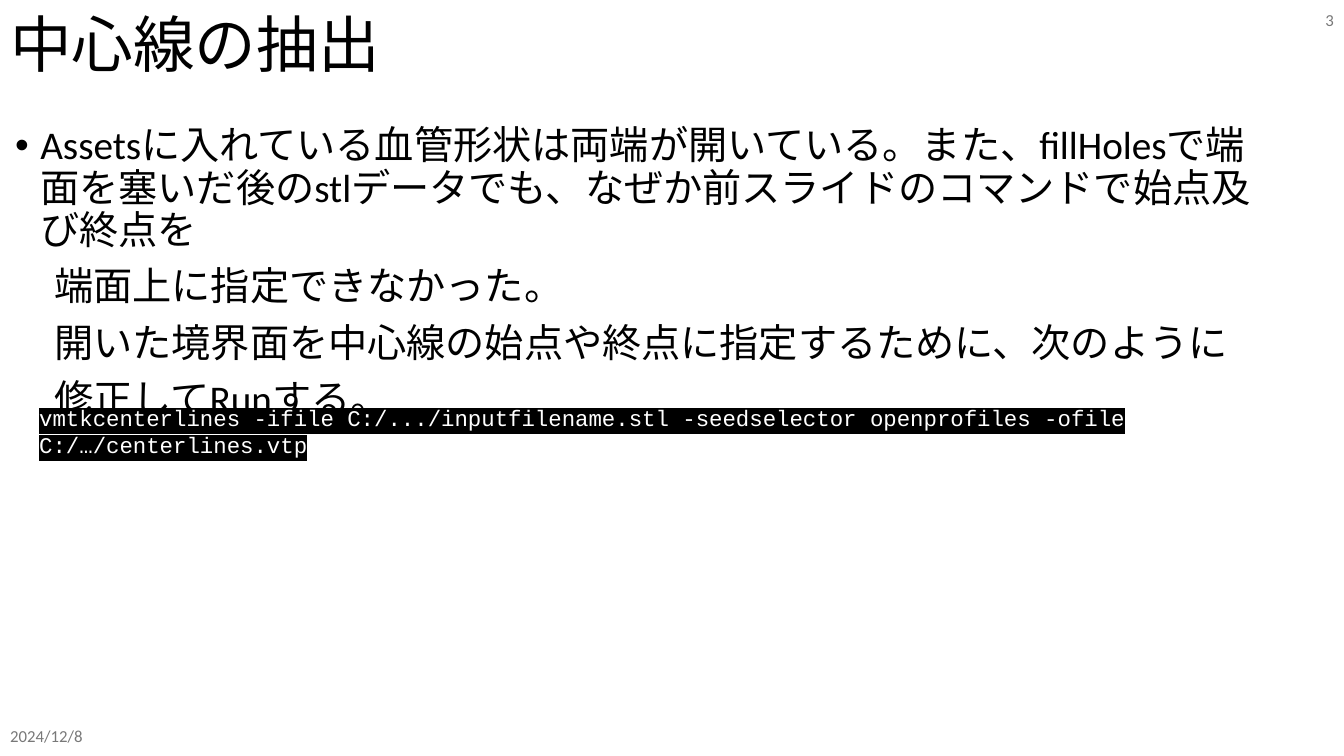
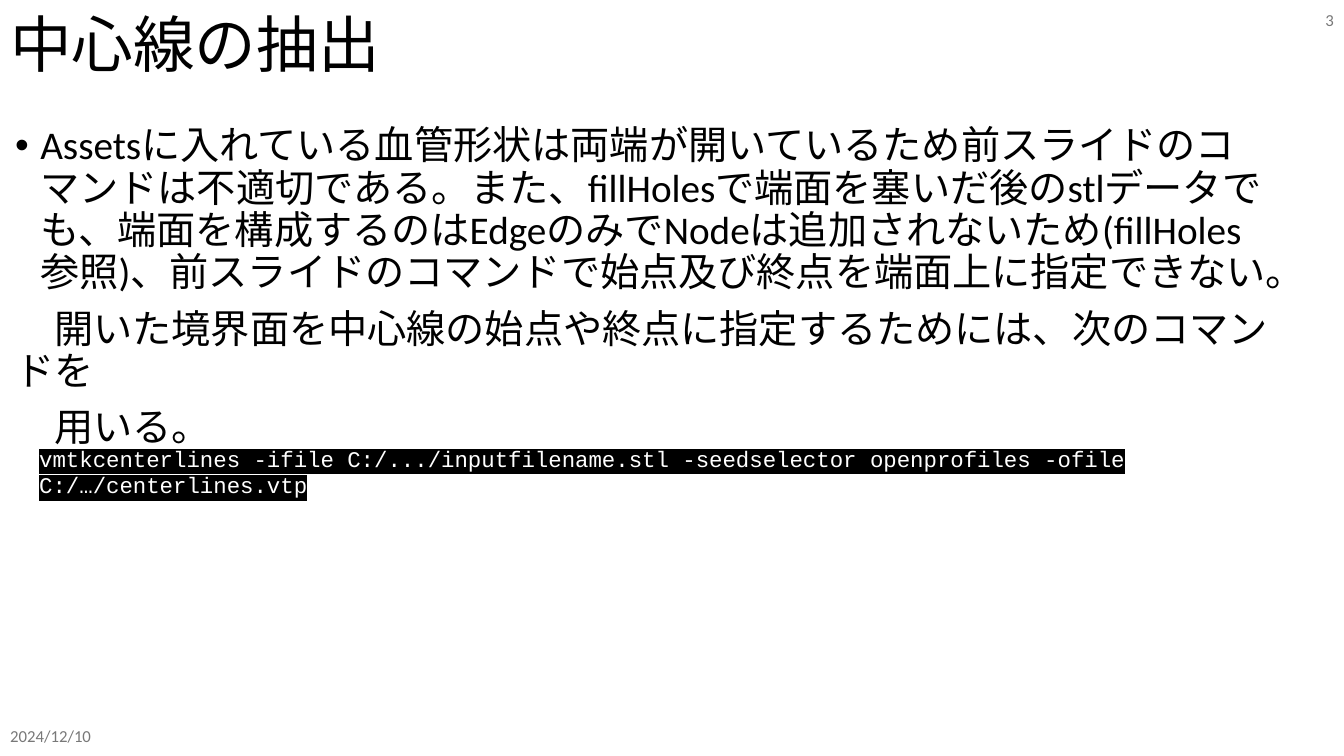
Before and after one commit to tailup7/howtoVM, a slide deck: slide 3 of extractCenterline/usage.pptx. Drawn at 1344x756 pixels with LibreOffice and Linux fonts; fonts in the diff are those of the drawing. Boxes give left, top, right and bottom in pixels: in the first picture for what was removed or moved away, otherwise in the second. Text is boxed around its words. In the diff, an @@ line names an element or a change of style, - is before the commit and + after.

Commit message:
add pptx

```diff
--- a/extractCenterline/usage.pptx
+++ b/extractCenterline/usage.pptx
@@ text at (15, 162, 1305, 452): text changed @@
-• Assetsに入れている血管形状は両端が開いている。また、fillHolesで端面を塞いだ後のstlデータでも、なぜか前スライドのコマンドで始点及び終点を
-端面上に指定できなかった。
-開いた境界面を中心線の始点や終点に指定するために、次のように
-修正してRunする。
+• Assetsに入れている血管形状は両端が開いているため前スライドのコマンドは不適切である。また、fillHolesで端面を塞いだ後のstlデータでも、端面を構成するのはEdgeのみでNodeは追加されないため(fillHoles参照)、前スライドのコマンドで始点及び終点を端面上に指定できない。
+開いた境界面を中心線の始点や終点に指定するためには、次のコマンドを
+用いる。
@@ text "vmtkcenterlines -ifile C:/.../inputfilename.stl -seedselecto ...": place and size @@
-text "vmtkcenterlines -ifile C:/.../inputfilename.stl -seedselecto ..." at (39, 410, 1124, 458)
+text "vmtkcenterlines -ifile C:/.../inputfilename.stl -seedselecto ..." at (39, 451, 1124, 498)
@@ text at (10, 730, 91, 743): text changed @@
-2024/12/8
+2024/12/10
```
Also in this commit, not shown: 5 other slides changed.
